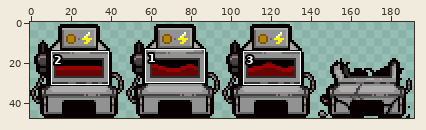
Sprite sheet: demo/TheBuildingOfIsaac/game_sample/image/slotMachine_atkspeed.png. Above: a wide view before the commit, with the close-up outlined.
Close-up. Before the commit:
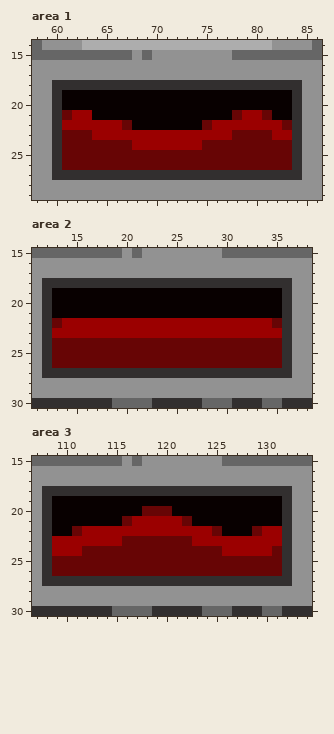
The file is 192x48 pixels. Shown: area 1: x 58..86, y 14..29; area 2: x 11..38, y 15..30; area 3: x 107..134, y 15..30.
The same view after the edit:
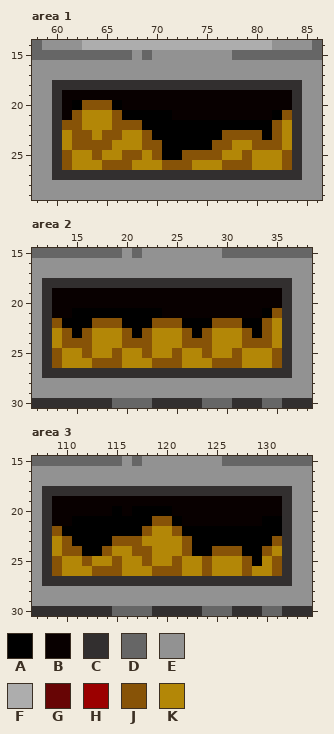
Palette (. is transparent): A #000000  B #080000  C #322f2f  D #666666  E #929292  F #adadad  G #670505  H #9b0000  J #875307  K #b38707
Diff:
--- area 1
@@ x 58..86 @@
 19 EECBBBBBBBBBBBBBBBBBBBBBBBCEE
-20 EECBBBBBBBBBBBBBBBBBBBBBBBCEE
-21 EECGHHBBBBBBBBBBBBBBGHHGBBCEE
-22 EECHHHHHHGBBBBBBBGHHHHHHHGCEE
-23 EECGGGHHHHHHHHHHHHHHGGGGHHCEE
-24 EECGGGGGGGHHHHHHHGGGGGGGGGCEE
-25 EECGGGGGGGGGGGGGGGGGGGGGGGCEE
-26 EECGGGGGGGGGGGGGGGGGGGGGGGCEE
+20 EECBAJJJABBBBBBBBBBBBBBBBBCEE
+21 EECBJKKKJAAAAABBBBBBBBBBAJCEE
+22 EECJJKKKJJJAAAAAAAAAAAAAJKCEE
+23 EECKJJKJJKKJAAAAAAAJJJJAJKCEE
+24 EECKJJJJKKKJJAAAAAJJKKJJJKCEE
+25 EECJKKJKKJJKJAAJJJJKKJKKKJCEE
+26 EECJKKKJJJKKKJJJKKKJJJKKKJCEE
 27 EECCCCCCCCCCCCCCCCCCCCCCCCCEE
--- area 2
@@ x 11..38 @@
 20 ECBBBBBBBBBBBBBBBBBBBBBBBCEE
-21 ECBBBBBBBBBBBBBBBBBBBBBBBCEE
-22 ECGHHHHHHHHHHHHHHHHHHHHHGCEE
-23 ECHHHHHHHHHHHHHHHHHHHHHHHCEE
-24 ECGGGGGGGGGGGGGGGGGGGGGGGCEE
-25 ECGGGGGGGGGGGGGGGGGGGGGGGCEE
-26 ECGGGGGGGGGGGGGGGGGGGGGGGCEE
+21 ECBBAAAAAAAAABBBBBBBBBBAJCEE
+22 ECJAAAJJJAAAJJJAAAJJJAAJKCEE
+23 ECKJAJKKKJAJKKKJAJKKKJAJKCEE
+24 ECKJJJKKKJJJKKKJJJKKKJJJKCEE
+25 ECJKKJKKJKKJKKJKKJKKJKKKJCEE
+26 ECJKKKJJJKKKJJJKKKJJJKKKJCEE
 27 ECCCCCCCCCCCCCCCCCCCCCCCCCEE
--- area 3
@@ x 107..134 @@
 19 ECBBBBBBBBBBBBBBBBBBBBBBBCEE
-20 ECBBBBBBBBBGGGBBBBBBBBBBBCEE
-21 ECBBBBBBBGHHHHHGBBBBBBBBBCEE
-22 ECBBGHHHHHHHHHHHHHGBBBGHHCEE
-23 ECHHHHHHHGGGGGGGHHHHHHHHHCEE
-24 ECHHHGGGGGGGGGGGGGGHHHHHGCEE
-25 ECGGGGGGGGGGGGGGGGGGGGGGGCEE
-26 ECGGGGGGGGGGGGGGGGGGGGGGGCEE
+20 ECBBBBBBABAAAABBBBBBBBBBBCEE
+21 ECBBAAAAAAAAJJABBBBBBBBAACEE
+22 ECJAAAAAAAAJKKJAAAAAAAAAACEE
+23 ECKJAAAAJJJKKKKJAAAAAAAAJCEE
+24 ECKJJAAJKKJJKKKJAAJJJAAJKCEE
+25 ECJKKJKKJKKJKKJKKJKKKJAKJCEE
+26 ECJKKKJJJKKKJJJKKJKKKJKKJCEE
 27 ECCCCCCCCCCCCCCCCCCCCCCCCCEE
Changed places in both close-ups, as pixel boxes (x1, y1, x2, y2):
changed: (62, 100, 292, 170)
changed: (52, 308, 282, 368)
changed: (52, 506, 282, 576)
